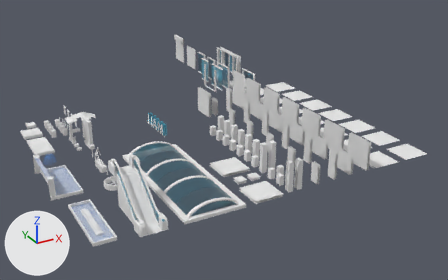
An edit to the FBX model Assets/VXR1161/Models/DealStealer-ModelKit.fbx, drawn before and after from the same camera.
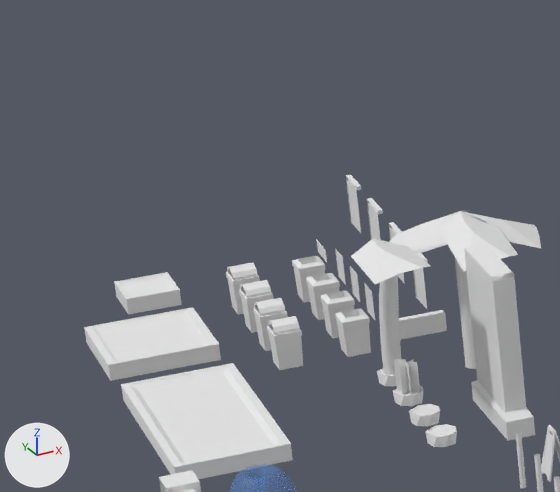
Each version appears first whole from a 50 mm lens placed at (-43.0, -41.3, 27.4), pointed at (-10.2, 18.3, -2.5), and next in a close-up on the part from 1% to 22% of the width and 27% to 56% of the height. The axes (+X, +Y, +Z) are drawn at lower left. The lights are the same throughout. The older version's two pictures come first. Where no turn or scale is listed for an object, it has been applied to the vertices. Vertices at exactly the same position are counted once.

Objects in the first close-up: 'Escalator Sign', 'Flower Bed', 'Flower Bed.Small', 'Flower Bed.Tiny', 'Garbage Can A.Metal', 'Garbage Can A.Plastic', 'Garbage Can B.Plastic', 'Info Sign', 'Palm Tree', 'Palm Tree.Bent', 'Plane.004', 'Water Spout' and 22 more.
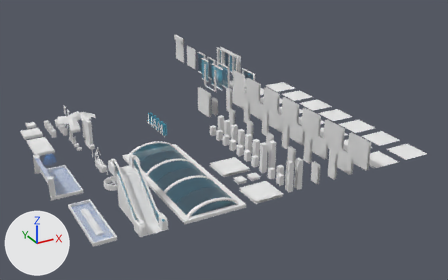
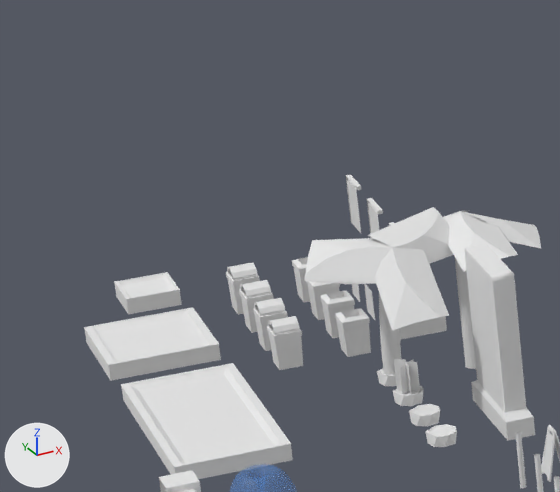
Where the newer file only moved an object's origin or applied its transform, the numbers keep the older frame.

The change, as JSON lines over the scene's bpy script:
```json
{"block": "me_cube_057", "where": "me_cube_057.from_pydata(...)  # 64 vertices, 71 faces; spans x -0.5..0.0, y 0.0..2.0, z 0.0..3.0"}
{"block": "me_cube_057", "where": "# used by ob_info_sign; location = (-26.0, 18.0, 0.0)"}
{"block": "me_cube_057", "change": "me_cube_057 part 1: its shading normals changed"}
{"block": "me_cylinder_003", "where": "# used by ob_palm_tree_bent; location = (-27.5, 21.5, 0.0)"}
{"op": "remove", "block": "me_cylinder_003", "code": "me_cylinder_003.from_pydata(...)  # 97 vertices, 96 faces; spans x -0.17..0.17, y -0.95..0.17, z 0.01..2.94"}
{"op": "add", "block": "me_cylinder_003", "code": "me_cylinder_003.from_pydata(...)  # 139 vertices, 114 faces; spans x -1.53..1.43, y -2.04..0.25, z 0.01..3.09"}
{"block": "me_cylinder_003", "change": "me_cylinder_003 part 2: a new loose piece of 14 vertices spanning x -0.42..0.58, y -2.04..-0.76, z 1.8..2.92, in mat_trim_sheet (white #e7e7e7)"}
{"block": "me_cylinder_003", "change": "me_cylinder_003 part 3: a new loose piece of 14 vertices spanning x -1.53..0.22, y -1.24..0.19, z 2.38..2.93, in mat_trim_sheet (white #e7e7e7)"}
{"block": "me_cylinder_003", "change": "me_cylinder_003 part 4: a new loose piece of 14 vertices spanning x -0.28..1.43, y -1.12..0.25, z 2.44..3.09, in mat_trim_sheet (white #e7e7e7)"}
{"block": "me_cylinder_003", "change": "other edits to the shape of me_cylinder_003 do not show in these pictures"}
{"op": "remove", "block": "ob_plane_004", "code": ["ob_plane_004 = bpy.data.objects.new('Plane.004', me_plane_011)", "ob_plane_004.location = (-27.86, 20.45, 3.21)"]}
```

Where the change shows, as pixel boxes (x1, y1, x2, y2) in the close-ups (560 x 492 px):
```json
{"object": "Palm Tree.Bent", "change": "reshaped", "before": [379, 274, 402, 375], "after": [304, 207, 453, 375]}
{"object": "Plane.004", "change": "deleted", "before": [351, 238, 430, 284]}
{"part": 2, "of": "me_cylinder_003", "change": "added", "after": [375, 248, 449, 330]}
{"part": 3, "of": "me_cylinder_003", "change": "added", "after": [304, 238, 392, 284]}
{"part": 4, "of": "me_cylinder_003", "change": "added", "after": [368, 207, 453, 264]}
```
